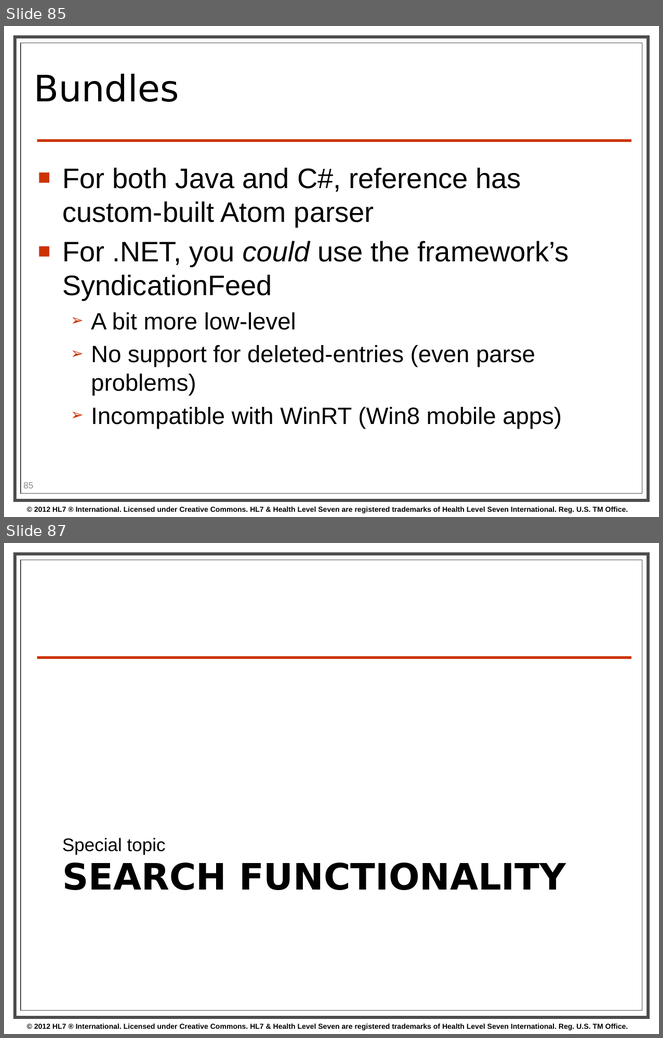
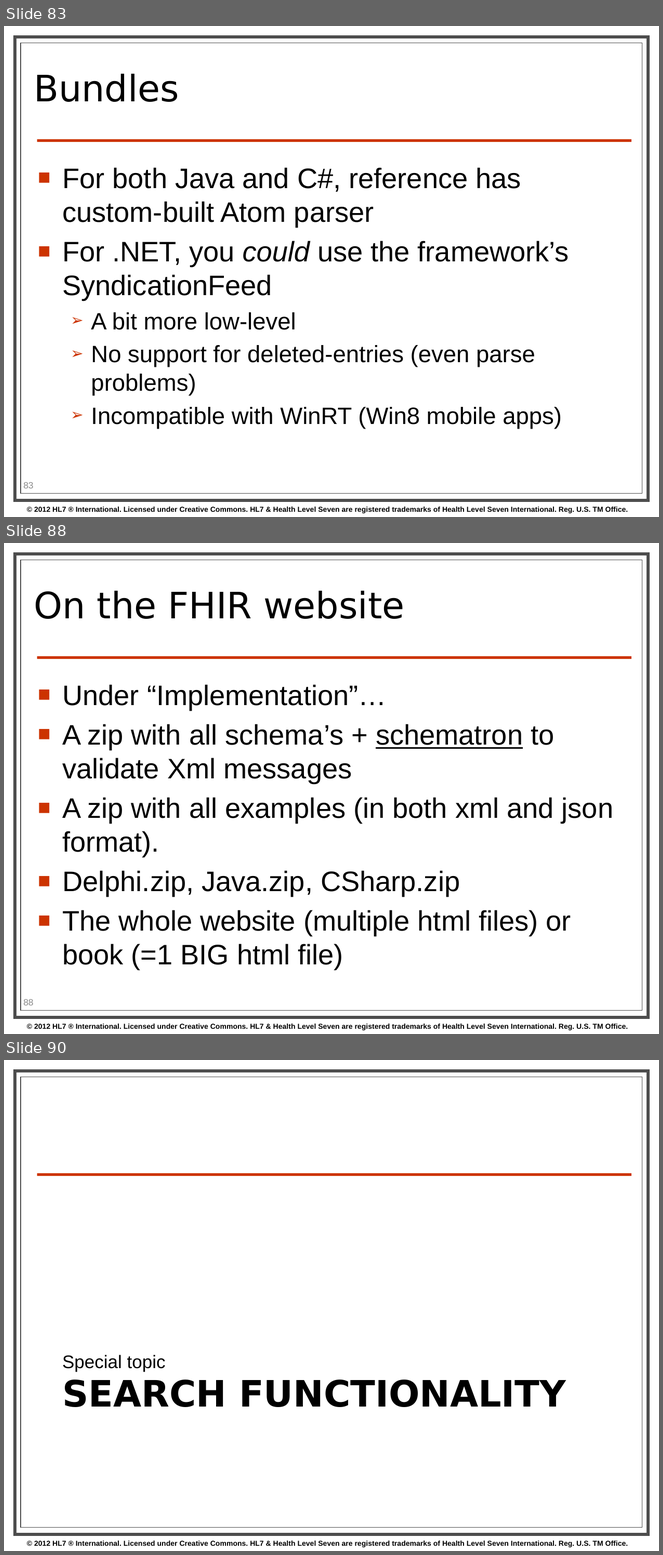
Before and after one commit to vista-novo/fhir, a slide deck: presentations/2013-01 Tutorials/201301 - Phoenix - FhirForDevelopersWGMTutorial.pptx. Shown one above the other, each under a label of ours: slides 85 and 87 before the commit, slides 83, 88 and 90 after it; the slides between them are not shown. The pictures are 663x1038 and 663x1555 pixels, drawn with LibreOffice and Linux fonts; fonts in the diff are those of the drawing; background and template pictures are left out. Boxes give left, top, right and bottom in pixels: in the first picture for what was removed or moved away, otherwise in the second. Text is boxed around its words. In the diff, an @@ line names an element or a change of style, - is before the commit and + after.

```diff
--- a/presentations/2013-01 Tutorials/201301 - Phoenix - FhirForDevelopersWGMTutorial.pptx
+++ b/presentations/2013-01 Tutorials/201301 - Phoenix - FhirForDevelopersWGMTutorial.pptx
@@ slide 88 added at [4, 543, 659, 1034], background #FFFFFF; not listed: 4 template elements that a slide beside it also shows @@
@@ title added at [34, 590, 405, 619], 40 pt, text #000000 @@
+On the FHIR website
@@ text added at [62, 684, 613, 970], 31 pt, text #000000 @@
+■ Under “Implementation”…
+■ A zip with all schema’s + schematron to validate Xml messages
+■ A zip with all examples (in both xml and json format).
+■ Delphi.zip, Java.zip, CSharp.zip
+■ The whole website (multiple html files) or book (=1 BIG html file)
@@ page number added at [23, 1000, 33, 1006], 10 pt, text #8C8C8C @@
+88
@@ what was slide 85 is now slide 83 @@
@@ page number at [23, 483, 33, 489]: text changed @@
-85
+83
@@ what was slide 87 is now slide 90 @@
```
Also in this commit, not shown: 2 slides changed, 16 other slides added, 3 slides removed.
